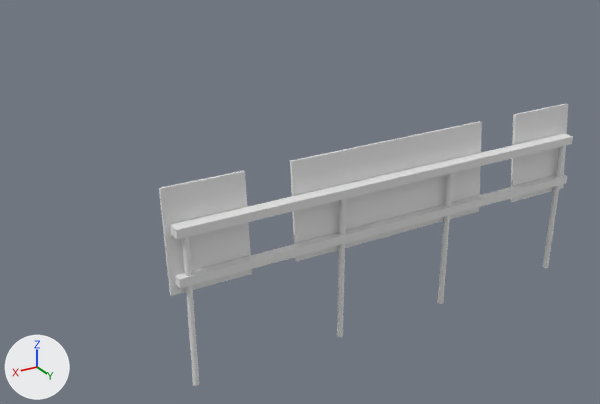
Renders of the FBX model CreaturesInHeaven/Assets/Models/Airport gate/AirportSign.fbx from each side of a commit.
The view is the same before and after, from a 50 mm lens placed at (14.85, 13.85, 14.39), pointed at (0.22, -10.54, 2.2). Every picture has the same lights, and +X, +Y and +Z are marked at lower left. The first picture is the older version.

Names of what the first picture shows: 'Vert'.
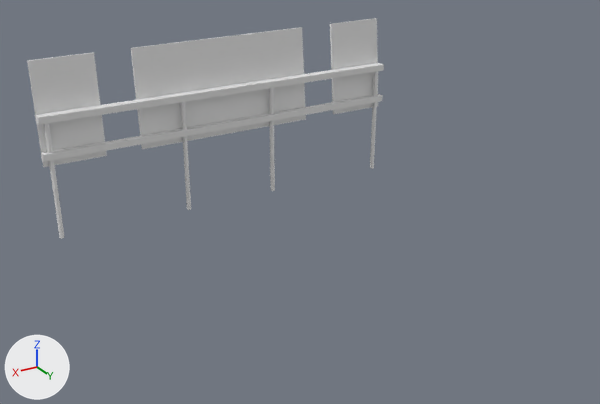
Pixel boxes (x1, y1, x2, y2) of what changed, in the pictures (600 x 404 px; the box of a moved part takes in the faces that stretch with it):
'Vert', reshaped, moved (14% narrower, 22% shorter)
    before: (159, 103, 573, 386)
    after: (27, 18, 384, 239)
part 1 of me_vert, moved or reshaped
    before: (182, 237, 199, 386)
    after: (44, 123, 65, 239)
part 2 of me_vert, moved or reshaped
    before: (159, 171, 252, 296)
    after: (27, 53, 107, 167)
part 3 of me_vert, moved or reshaped
    before: (543, 146, 565, 268)
    after: (370, 71, 378, 169)
part 4 of me_vert, moved or reshaped
    before: (510, 103, 568, 202)
    after: (330, 18, 378, 114)
part 5 of me_vert, rebuilt (9% narrower, 13% shorter)
    before: (290, 121, 482, 261)
    after: (131, 27, 306, 149)
part 6 of me_vert, rebuilt (13% narrower, 41% shorter)
    before: (170, 134, 573, 239)
    after: (35, 63, 384, 125)
part 7 of me_vert, rebuilt (13% narrower, 40% shorter)
    before: (175, 174, 567, 288)
    after: (41, 94, 383, 162)

What changed in the scene script:
```text
Change me_vert:
    used by ob_vert; location = (0.0, -5.0, 0.0)
    remove me_vert.from_pydata(...)  # 104 vertices, 62 faces; spans x -7.6..7.6, y -0.5..0.1, z 0.0..6.1
    add me_vert.from_pydata(...)  # 116 vertices, 74 faces; spans x -7.9..7.9, y -0.6..0.1, z 0.0..7.1
    me_vert part 1: the loose piece of 16 vertices spanning x 7.0..7.2, y -0.1..0.1, z 0.0..5.0 is moved by (0.5, 0.0, 0.0)
    me_vert part 2: the loose piece of 8 vertices spanning x 5.1..7.6, y -0.5..-0.1, z 3.0..6.1 is scaled about its middle by (1, 1.28, 1.32), then moved by (0.3, 0.0, 0.5)
    me_vert part 3: the loose piece of 16 vertices spanning x -7.2..-7.0, y -0.1..0.1, z 0.0..5.0 is mirrored in y about its middle, then moved by (-0.5, 0.0, 0.0)
    me_vert part 4: the loose piece of 8 vertices spanning x -7.6..-5.1, y -0.5..-0.1, z 3.0..6.1 is scaled about its middle by (1, 1.28, 1.32), then moved by (-0.3, 0.0, 0.5)
    me_vert part 5: the loose piece of 8 vertices spanning x -3.6..3.6, y -0.5..-0.1, z 3.0..6.1 is rebuilt with 12 vertices and now spans x -3.9..3.9, y -0.6..-0.1, z 3.0..7.1
    me_vert part 6: the loose piece of 8 vertices spanning x -7.4..7.4, y -0.3..0.1, z 4.8..5.1 is rebuilt with 12 vertices and now spans x -7.9..7.9, y -0.3..0.1, z 4.8..5.1
    me_vert part 7: the loose piece of 8 vertices spanning x -7.4..7.4, y -0.1..0.1, z 3.3..3.6 is rebuilt with 12 vertices and now spans x -7.9..7.9, y -0.1..0.1, z 3.3..3.6
    other edits to the shape of me_vert do not show in these pictures
Change ob_vert:
    ob_vert.location: (0.0, -5.0, 0.0) -> (0.0, -16.74, 0.0)
```
